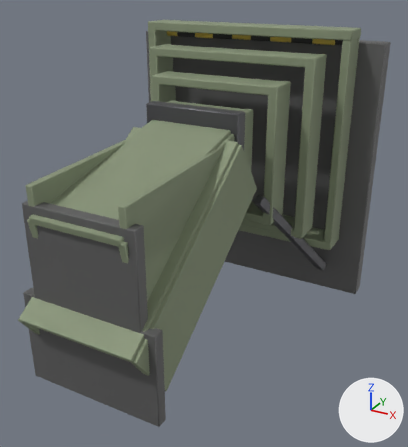
What one commit did to the Blender file Art/feFunnel/hd/feFunnel_src.blend.
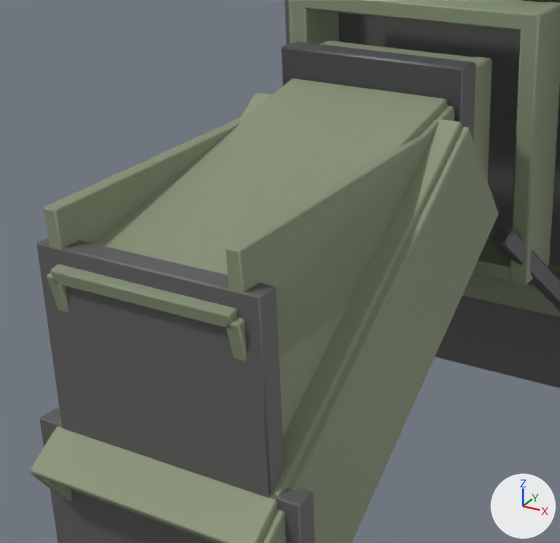
There are two pictures of each version: one whole from a 50 mm lens placed at (0.802, -1.37, 1.117), pointed at (0.064, -0.028, 0.446), one close up on the part from 1% to 71% of the width and 18% to 80% of the height. Lighting does not change. The marker at lower right points along +X, +Y and +Z. The older version's two pictures come first.

Names of what the first close-up shows: 'FeFunnelSpout', 'FeFunnelSpoutBelt', 'FeFunnelSpoutDuct', 'feFunnel_Base'.
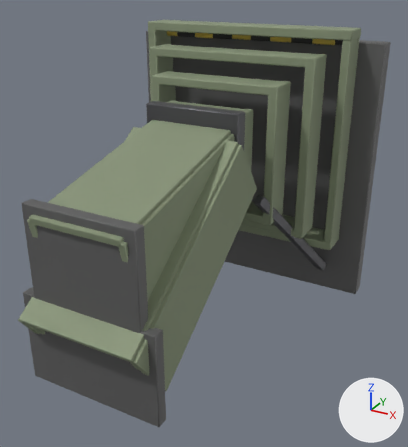
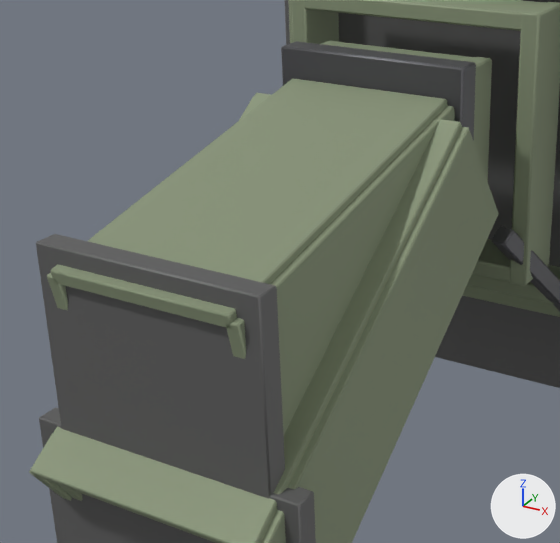
Pixel boxes [x1, y1, x2, y2] of what changed, in the close-ups (560 x 543 px; the box of a moved part takes in the faces that stretch with it):
'FeFunnelSpoutBelt', reshaped (mostly hidden afterwards): before [44, 115, 432, 358]; after [58, 485, 82, 501]
part 1 of me_fefunnelspoutbelt, deleted: before [225, 135, 432, 358]
part 2 of me_fefunnelspoutbelt, deleted: before [44, 115, 246, 250]
part 3 of me_fefunnelspoutbelt, added (mostly hidden): after [58, 485, 82, 501]
part 4 of me_fefunnelspoutduct, moved or reshaped: before [40, 408, 315, 543]; after [39, 407, 316, 543]

What changed in the scene script:
```text
Change me_fefunnelspoutbelt:
    used by ob_fefunnelspoutbelt; parent = ob_fefunnel_base; location = (0.0, 0.0, 0.0)
    remove me_fefunnelspoutbelt.from_pydata(...)  # 24 vertices, 18 faces; spans x -0.14..0.14, y -0.503..0.033, z 0.508..0.7
    add me_fefunnelspoutbelt.from_pydata(...)  # 32 vertices, 24 faces; spans x -0.181..0.181, y -0.544..0.081, z 0.159..0.687
    me_fefunnelspoutbelt part 1: the loose piece of 8 vertices spanning x 0.12..0.14, y -0.503..0.033, z 0.52..0.7 is deleted
    me_fefunnelspoutbelt part 2: the loose piece of 8 vertices spanning x -0.14..-0.12, y -0.503..0.033, z 0.52..0.7 is deleted
    me_fefunnelspoutbelt part 3
    12 vertices are added at x -0.16..0.16, y -0.544..-0.449, z 0.193..0.337
    12 new vertices lie (0.0, 0.53, 0.35) away from vertices in x -0.16..0.16, y -0.544..-0.449, z 0.193..0.337
    6 new faces join them, mat_fehd_steel (grey #b3b5b8)
    12 new faces join them, mat_fehd_paint (greyish green #8b977c)
    other edits to the shape of me_fefunnelspoutbelt do not show in these pictures
    add me_fefunnelspoutbelt.materials.append(mat_fehd_castiron)  # grey #767676
Change me_fefunnelspoutduct:
    where me_fefunnelspoutduct.from_pydata(...)  # 40 vertices, 30 faces; spans x -0.201..0.201, y -0.554..0.095, z 0.119..0.71
    used by ob_fefunnelspoutduct; parent = ob_fefunnel_base; location = (0.0, 0.0, 0.0)
    me_fefunnelspoutduct part 4
```
